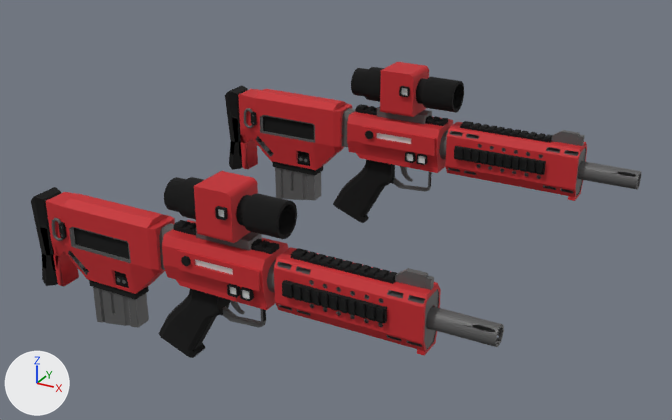
Before and after pictures for a commit that changed the FBX model Assets/Models/Weapons/Rifle.fbx.
Rendered twice from a 50 mm camera at (3.05, -4.43, 2.8) aimed at (0.07, 0.99, 0.09). Arrows for +X, +Y and +Z are at lower left; the lights stay in place. Where no turn or scale is listed for an object, it has been applied to the vertices.

In view in the first picture: 'Barrel', 'BarrelGuard', 'BarrelSideRail', 'BarrelTopRail', 'Chamber', 'ChamberRail', 'Clip', 'FrontSight', 'Grip', 'Gun', 'Magazine', 'MuzzleBrake', 'Scope', 'Stock', 'StockAttachment', 'Trigger'.
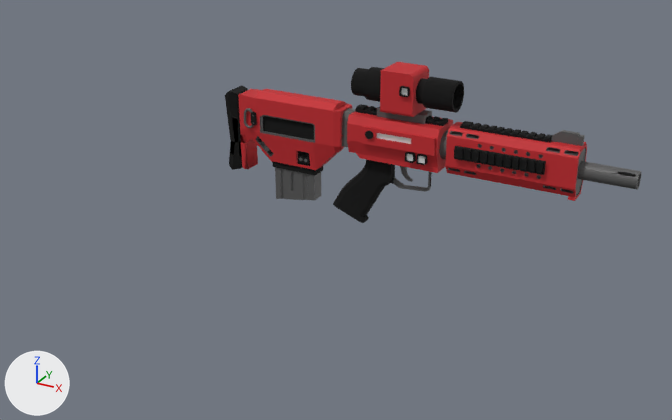
The newer file is also rescaled (x0.9), turned or shifted as a whole; pictures and numbers use the older file's frame.

Boxes (x1, y1, x2, y2) around the edits, measured in the pictures (672 x 420 px):
'Stock', deleted
    before: (31, 187, 175, 294)
'BarrelGuard', deleted (red)
    before: (274, 247, 441, 356)
'Scope', deleted
    before: (164, 171, 297, 251)
'Chamber', deleted (red)
    before: (162, 220, 289, 310)
'Grip', deleted (black)
    before: (159, 289, 266, 358)
'Magazine', deleted
    before: (89, 271, 149, 327)
'MuzzleBrake', deleted
    before: (426, 306, 504, 347)
'BarrelSideRail', deleted (black)
    before: (282, 280, 387, 323)
'BarrelTopRail', deleted (black)
    before: (290, 248, 397, 284)
'FrontSight', deleted
    before: (395, 268, 434, 290)
'ChamberRail', deleted (black)
    before: (173, 220, 279, 254)
'StockAttachment', deleted
    before: (159, 223, 174, 270)
'Barrel', deleted
    before: (267, 260, 276, 293)
'Clip', deleted
    before: (52, 218, 63, 241)
'Trigger', deleted
    before: (230, 300, 245, 314)

Patch to the scene script:
```diff
--- a/Assets/Models/Weapons/Rifle.fbx.py
+++ b/Assets/Models/Weapons/Rifle.fbx.py
@@ ob_frontsight @@
-ob_frontsight = bpy.data.objects.new('FrontSight', me_cube_013)
-ob_frontsight.location = (1.149, 0.0, 0.257)
@@ ob_barreltoprail @@
-ob_barreltoprail = bpy.data.objects.new('BarrelTopRail', me_cube_024)
-ob_barreltoprail.location = (0.357, 0.0, 0.227)
-ob_barreltoprail.scale = (-0.0314, -0.0481, -0.0222)
@@ ob_chamberrail @@
-ob_chamberrail = bpy.data.objects.new('ChamberRail', me_cube_034)
-ob_chamberrail.location = (-0.544, 0.0, 0.221)
-ob_chamberrail.scale = (-0.0314, -0.0465, -0.0277)
@@ ob_scope @@
-ob_scope = bpy.data.objects.new('Scope', me_cube_006)
-ob_scope.location = (-0.174, 0.0, 0.447)
@@ ob_chamber @@
-ob_chamber = bpy.data.objects.new('Chamber', me_cube_009)
-ob_chamber.location = (-0.201, 0.0, 0.069)
@@ ob_stock @@
-ob_stock = bpy.data.objects.new('Stock', me_cube_004)
-ob_stock.location = (-0.886, 0.0, 0.046)
@@ ob_trigger @@
-ob_trigger = bpy.data.objects.new('Trigger', me_cube_019)
-ob_trigger.location = (-0.166, 0.0, -0.167)
@@ ob_clip @@
-ob_clip = bpy.data.objects.new('Clip', me_cylinder_021)
-ob_clip.location = (-1.531, -0.122, 0.074)
-ob_clip.rotation_euler = (0.0, -0.643, 0.0)  # degrees (0, -37, 0)
-ob_clip.scale = (-0.0115, -0.0115, -0.0115)
@@ ob_barrelguard @@
-ob_barrelguard = bpy.data.objects.new('BarrelGuard', me_cube_002)
-ob_barrelguard.location = (0.0, 0.0, 0.0)
@@ ob_muzzlebrake @@
-ob_muzzlebrake = bpy.data.objects.new('MuzzleBrake', me_cylinder_001)
-ob_muzzlebrake.location = (1.396, 0.002, 0.029)
@@ ob_barrelsiderail @@
-ob_barrelsiderail = bpy.data.objects.new('BarrelSideRail', me_cube_023)
-ob_barrelsiderail.location = (0.357, 0.136, 0.048)
-ob_barrelsiderail.rotation_euler = (-1.571, 0.0, 0.0)  # degrees (-90, 0, 0)
-ob_barrelsiderail.scale = (-0.0314, -0.0481, -0.0222)
@@ ob_barrel @@
-ob_barrel = bpy.data.objects.new('Barrel', me_cylinder_005)
-ob_barrel.location = (0.537, 0.0, 0.043)
@@ ob_magazine @@
-ob_magazine = bpy.data.objects.new('Magazine', me_cube_005)
-ob_magazine.location = (-1.16, 0.0, -0.409)
@@ ob_grip @@
-ob_grip = bpy.data.objects.new('Grip', me_cube_022)
-ob_grip.location = (0.0, 0.0, 0.0)
@@ ob_stockattachment @@
-ob_stockattachment = bpy.data.objects.new('StockAttachment', me_cube_003)
-ob_stockattachment.location = (-0.624, 0.0, 0.048)
```
